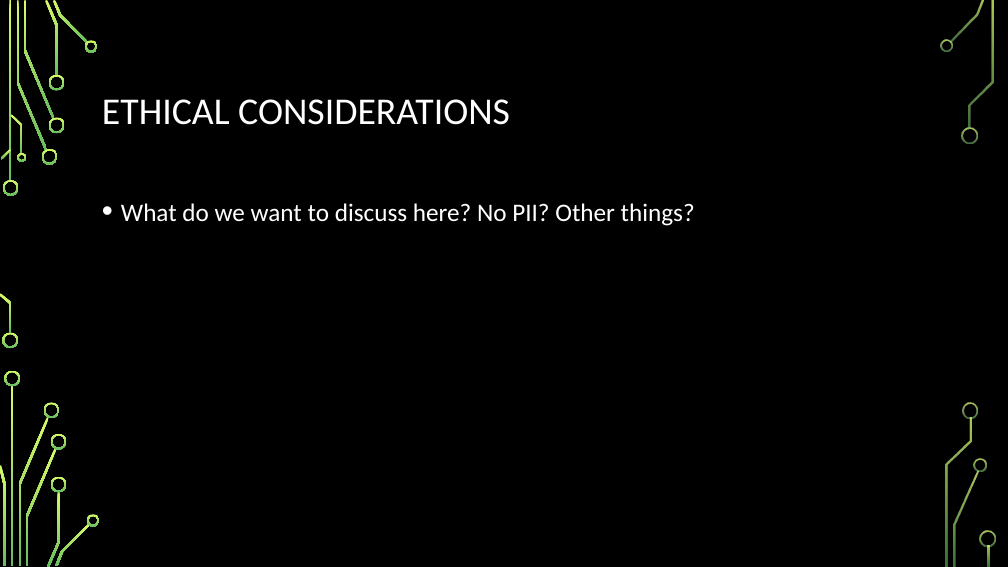
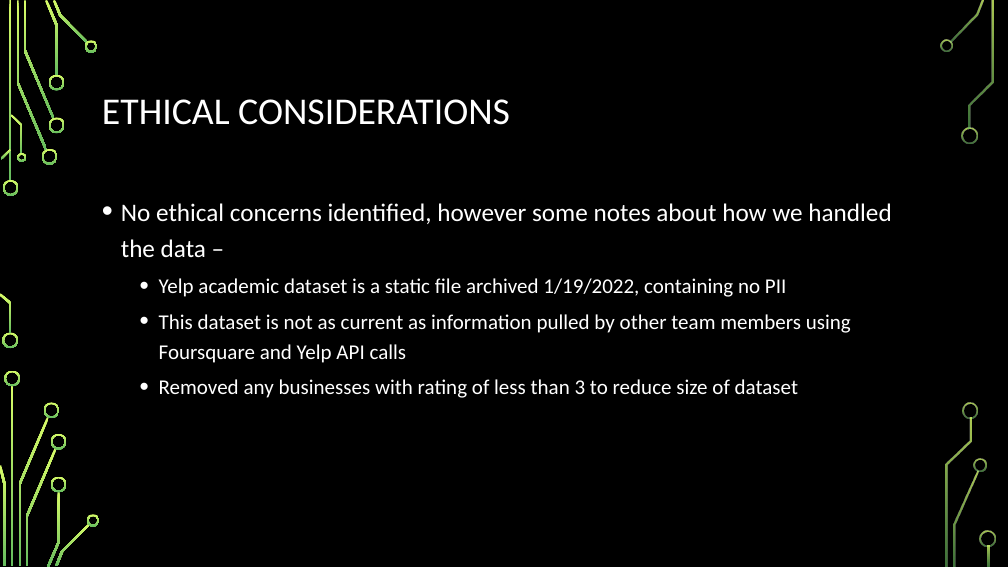
Before and after one commit to jclawson0602/Group_1_Project_3, a slide deck: slide 11 of Group 1 Project 3 DRAFT.pptx (slide 8 before the commit). Drawn at 1008x567 pixels with LibreOffice and Linux fonts; fonts in the diff are those of the drawing; background and template pictures are left out. Boxes give left, top, right and bottom in pixels: in the first picture for what was removed or moved away, otherwise in the second. Text is boxed around its words. In the diff, an @@ line names an element or a change of style, - is before the commit and + after.

```diff
--- a/Group 1 Project 3 DRAFT.pptx
+++ b/Group 1 Project 3 DRAFT.pptx
@@ text at box(121, 203, 891, 398): text changed; size 24 to 20 pt @@
-• What do we want to discuss here? No PII? Other things?
+• No ethical concerns identified, however some notes about how we handled the data –
+  • Yelp academic dataset is a static file archived 1/19/2022, containing no PII
+  • This dataset is not as current as information pulled by other team members using Foursquare and Yelp API calls
+  • Removed any businesses with rating of less than 3 to reduce size of dataset
```
Also in this commit, not shown: 4 other slides changed, 7 slides added, 3 slides removed.
